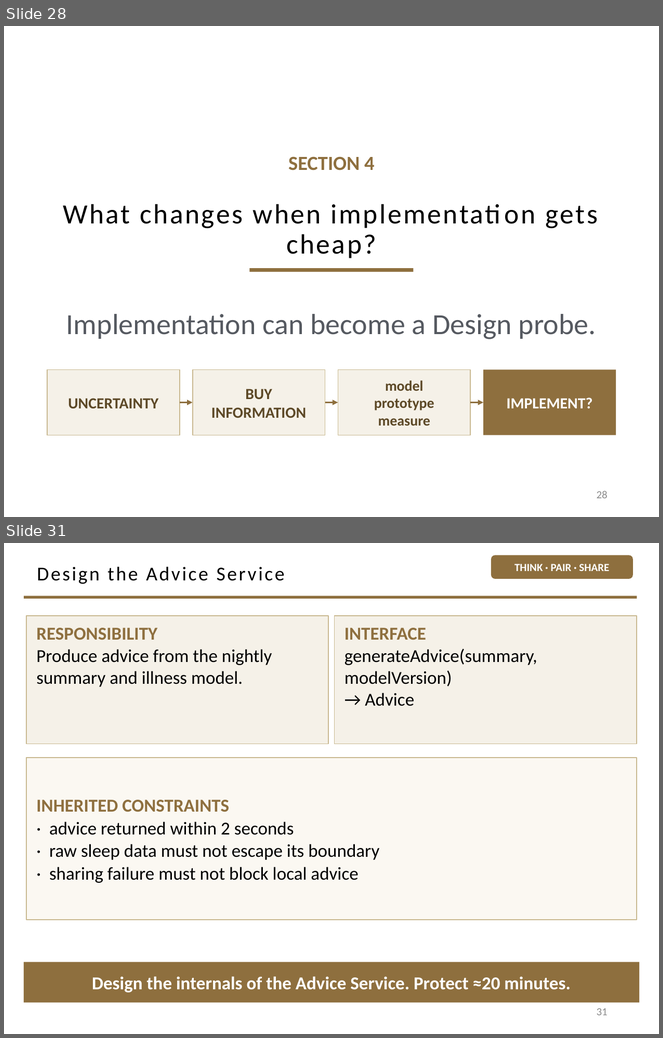
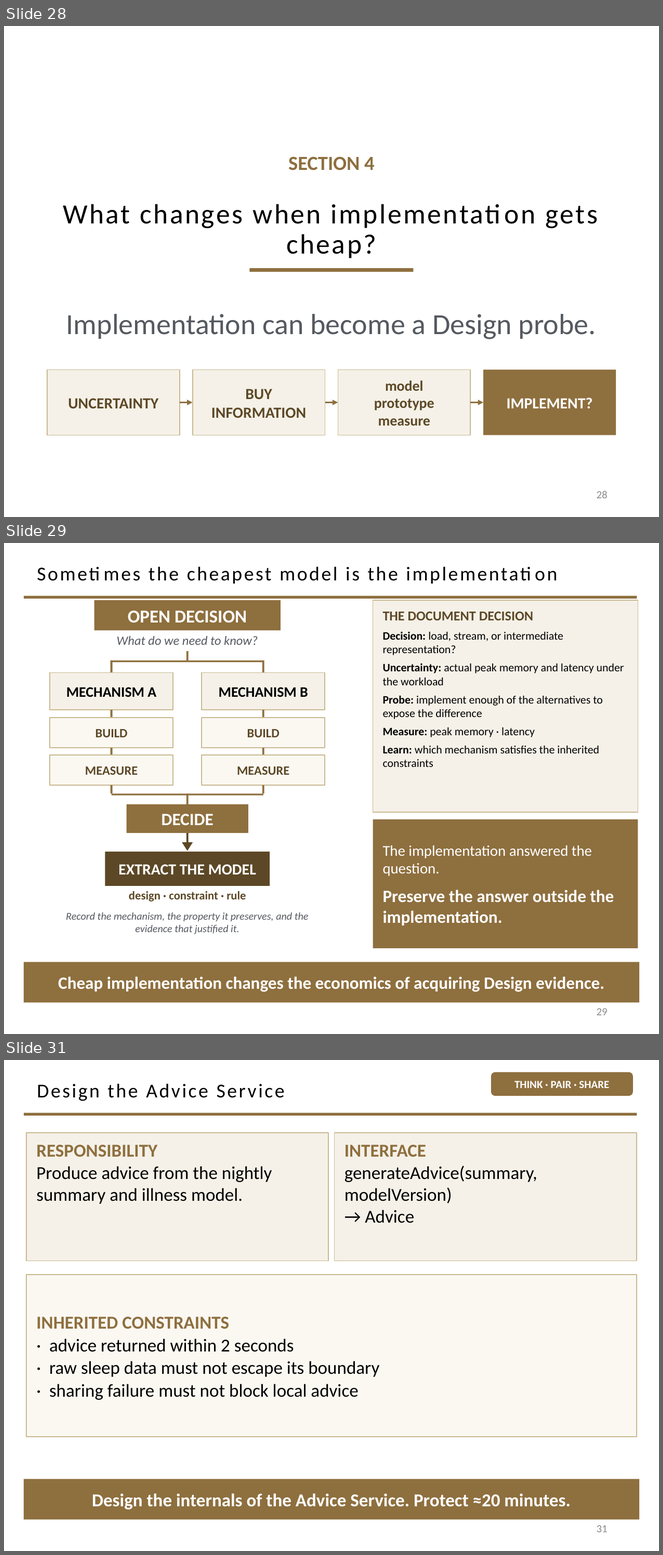
Before and after one commit to davisjam/model-based-agentic-software-engineering, a slide deck: course/lectures/act-1-foundations/07-design/1-7-Design.pptx. Shown one above the other, each under a label of ours: slides 28 and 31 before the commit, slides 28, 29 and 31 after it; the slides between them are not shown. The pictures are 663x1038 and 663x1555 pixels, drawn with LibreOffice and Linux fonts; fonts in the diff are those of the drawing; background and template pictures are left out. Boxes give left, top, right and bottom in pixels: in the first picture for what was removed or moved away, otherwise in the second. Text is boxed around its words. In the diff, an @@ line names an element or a change of style, - is before the commit and + after.

```diff
--- a/course/lectures/act-1-foundations/07-design/1-7-Design.pptx
+++ b/course/lectures/act-1-foundations/07-design/1-7-Design.pptx
@@ slide 29 added at (4,543,659,1034), background #FFFFFF; not listed: 1 template element that a slide beside it also shows @@
@@ title added at (149,566,398,584), 21.6 pt, text #000000 @@
+Sometimes the cheapest model is the implementation
@@ rectangle added at (94,600,281,630), fill #8E6F3E, 20 pt, text #FFFFFF, bold @@
+OPEN DECISION
@@ rectangle added at (373,600,638,812), fill #F5F1E8, outline #C9B991 1 pt, 12.5 pt, text #000000 @@
+THE DOCUMENT DECISION
+Decision: load, stream, or intermediate representation?
+Uncertainty: actual peak memory and latency under the workload
+Probe: implement enough of the alternatives to expose the difference
+Measure: peak memory · latency
+Learn: which mechanism satisfies the inherited constraints
@@ text added at (117,636,258,645), 14 pt, text #555960, italic @@
+What do we need to know?
@@ rectangle added at (186,651,188,661), fill #8E6F3E @@
@@ rectangle added at (111,661,113,672), fill #8E6F3E @@
@@ rectangle added at (112,661,263,662), fill #8E6F3E @@
@@ rectangle added at (262,661,264,672), fill #8E6F3E @@
@@ rectangle added at (50,672,173,710), fill #F5F1E8, outline #C9B991 1 pt, 16 pt, text #000000, bold @@
+MECHANISM A
@@ rectangle added at (202,672,325,710), fill #F5F1E8, outline #C9B991 1 pt, 16 pt, text #000000, bold @@
+MECHANISM B
@@ rectangle added at (111,710,113,718), fill #8E6F3E @@
@@ rectangle added at (262,710,264,718), fill #8E6F3E @@
@@ rectangle added at (50,718,173,748), fill #FBF8F2, outline #C9B991 1 pt, 14 pt, text #5C4826, bold @@
+BUILD
@@ rectangle added at (202,718,325,748), fill #FBF8F2, outline #C9B991 1 pt, 14 pt, text #5C4826, bold @@
+BUILD
@@ rectangle added at (50,755,173,785), fill #FBF8F2, outline #C9B991 1 pt, 14 pt, text #5C4826, bold @@
+MEASURE
@@ rectangle added at (111,748,113,755), fill #8E6F3E @@
@@ rectangle added at (202,755,325,785), fill #FBF8F2, outline #C9B991 1 pt, 14 pt, text #5C4826, bold @@
+MEASURE
@@ rectangle added at (262,748,264,755), fill #8E6F3E @@
@@ rectangle added at (111,785,113,794), fill #8E6F3E @@
@@ rectangle added at (262,785,264,794), fill #8E6F3E @@
@@ rectangle added at (112,794,263,796), fill #8E6F3E @@
@@ rectangle added at (127,805,248,833), fill #8E6F3E, 19 pt, text #FFFFFF, bold @@
+DECIDE
@@ rectangle added at (186,794,188,805), fill #8E6F3E @@
@@ rectangle added at (373,820,638,949), fill #8E6F3E, 19 pt, text #FFFFFF, bold @@
+The implementation answered the question.
+Preserve the answer outside the implementation.
@@ rectangle added at (186,833,188,843), fill #5C4826 @@
@@ rectangle added at (105,851,270,886), fill #5C4826, 17 pt, text #FFFFFF, bold @@
+EXTRACT THE MODEL
@@ triangle added at (182,843,193,851), fill #5C4826 @@
@@ text added at (129,891,246,902), 13 pt, text #5C4826, bold @@
+design · constraint · rule
@@ text added at (66,913,309,935), 11.5 pt, text #555960, italic @@
+Record the mechanism, the property it preserves, and the evidence that justified it.
@@ rectangle added at (24,962,639,1003), fill #8E6F3E, 19 pt, text #FFFFFF, bold @@
+Cheap implementation changes the economics of acquiring Design evidence.
@@ page number added at (597,1008,608,1016), 12 pt, text #8C8C8C @@
+29
```
Also in this commit, not shown: 3 slides changed, 1 slide removed.
